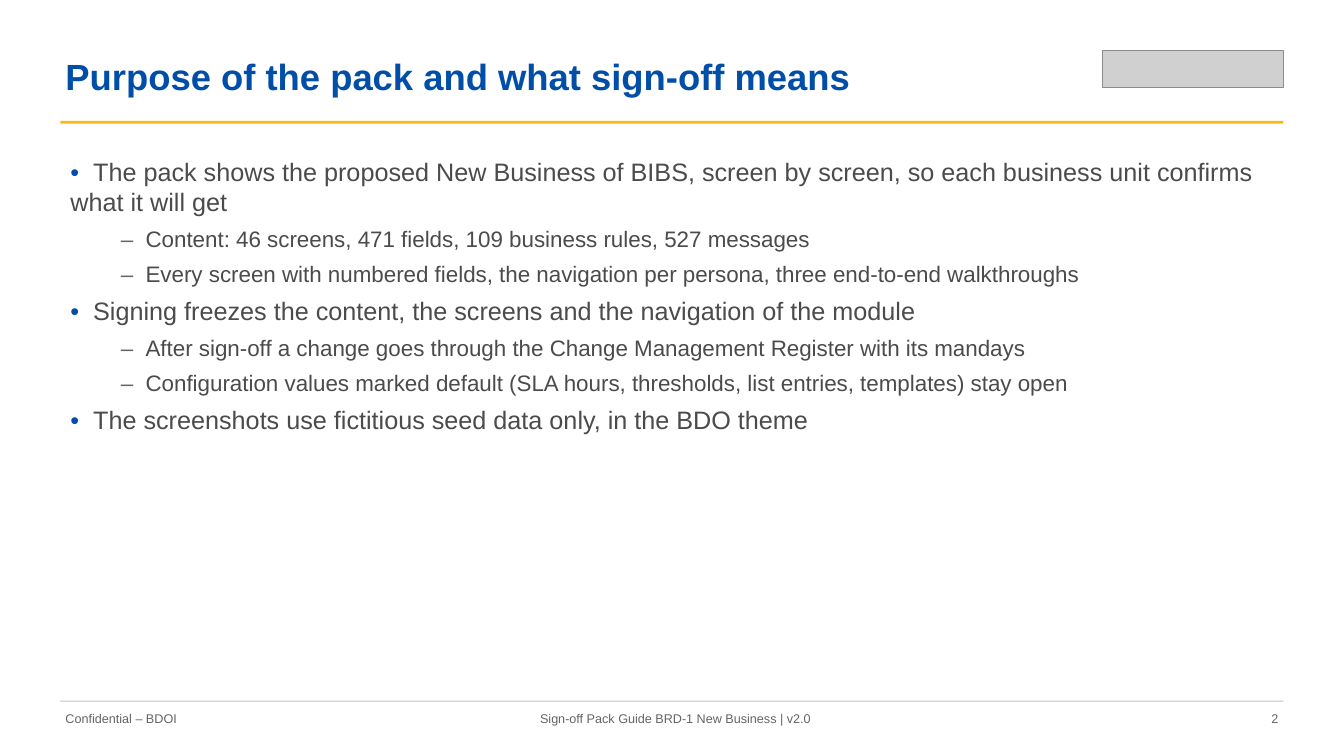
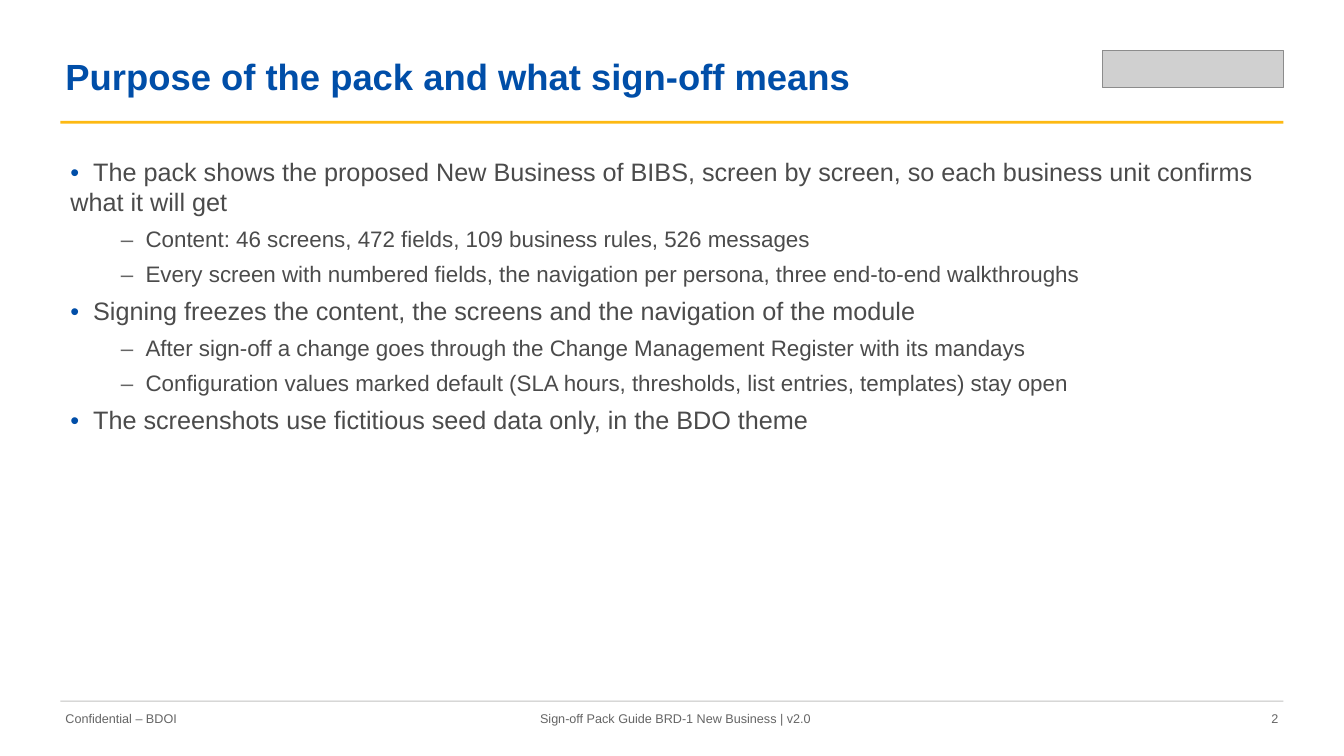
Before and after one commit to IortaTexhNXT-DEV/FinVerse, a slide deck: slide 2 of docs/deliverables/out/Drop-1_Transactional/BRD-01_New_Business/01_BIBS_GuideDeck_BRD-01_New_Business_v2.0.pptx. Drawn at 1344x756 pixels with LibreOffice and Linux fonts; fonts in the diff are those of the drawing; grey boxes stand for pictures. Boxes give left, top, right and bottom in pixels: in the first picture for what was removed or moved away, otherwise in the second. Text is boxed around its words. In the diff, an @@ line names an element or a change of style, - is before the commit and + after.

Commit message:
BRD-01 New Business set v2.0 built with the UX documents 07 to 09 (interim, before the final screenshots)

```diff
--- a/docs/deliverables/out/Drop-1_Transactional/BRD-01_New_Business/01_BIBS_GuideDeck_BRD-01_New_Business_v2.0.pptx
+++ b/docs/deliverables/out/Drop-1_Transactional/BRD-01_New_Business/01_BIBS_GuideDeck_BRD-01_New_Business_v2.0.pptx
@@ text at (146, 231, 810, 252): text changed @@
-  – Content: 46 screens, 471 fields, 109 business rules, 527 messages
+  – Content: 46 screens, 472 fields, 109 business rules, 526 messages
```
Also in this commit, not shown: 2 other slides changed, 9 other files.
